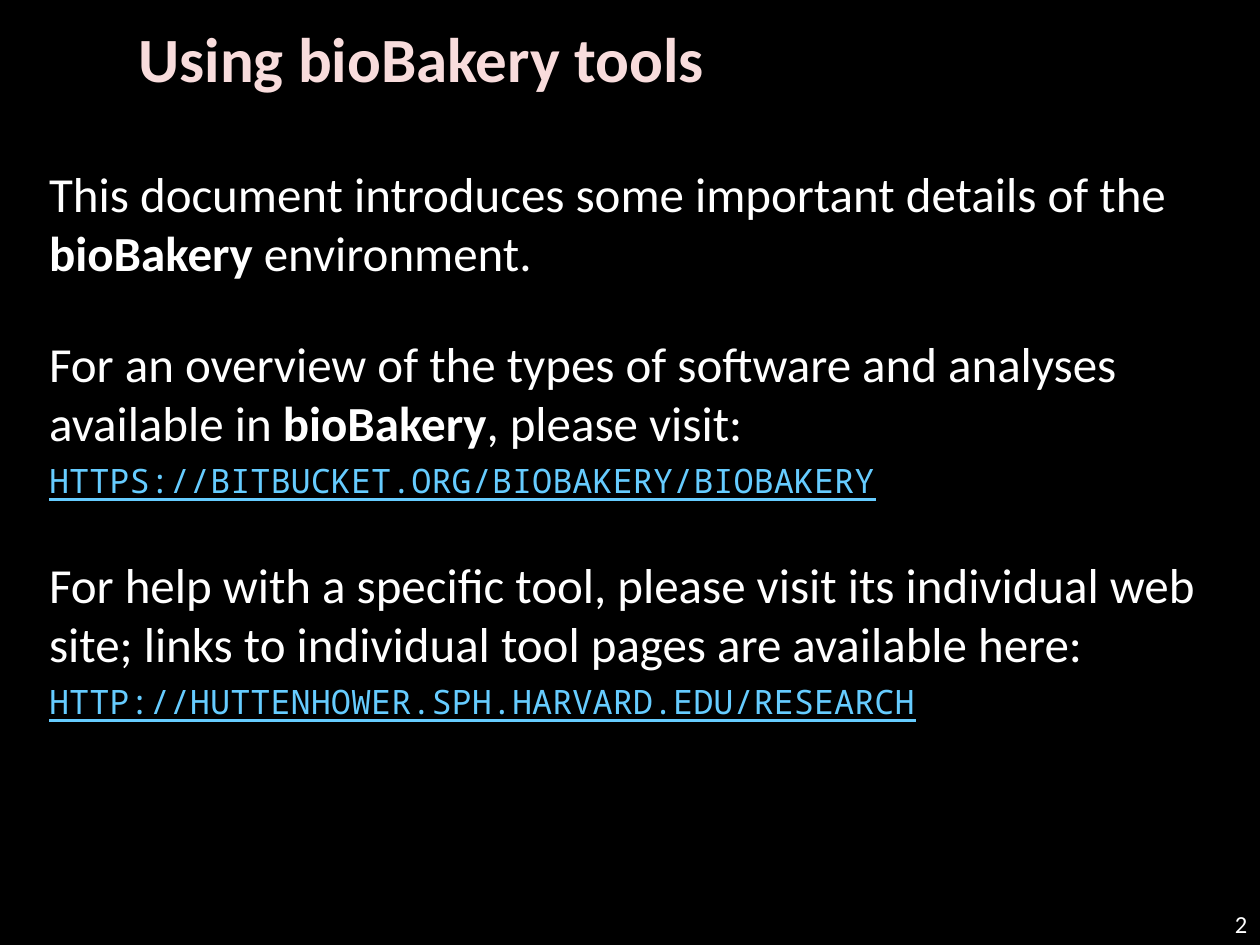
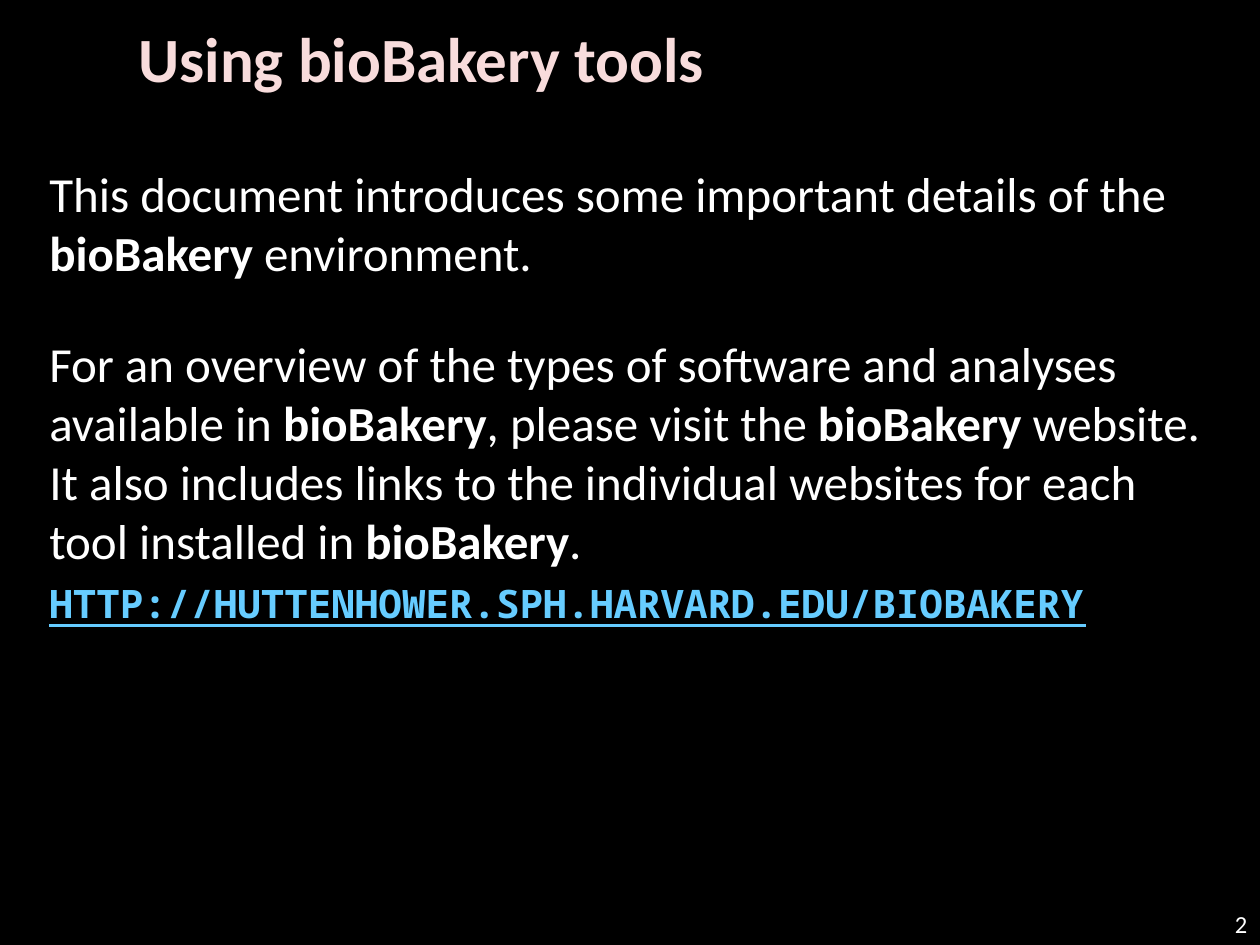
Before and after one commit to biobakery/biobakery, a slide deck: slide 2 of vagrant/biobakery-gui/WELCOME.pptx. Drawn at 1260x945 pixels with LibreOffice and Linux fonts; fonts in the diff are those of the drawing; background and template pictures are left out. Boxes give left, top, right and bottom in pixels: in the first picture for what was removed or moved away, otherwise in the second. Text is boxed around its words. In the diff, an @@ line names an element or a change of style, - is before the commit and + after.

```diff
--- a/vagrant/biobakery-gui/WELCOME.pptx
+++ b/vagrant/biobakery-gui/WELCOME.pptx
@@ text at [49,348,1200,627]: text changed @@
-For an overview of the types of software and analyses available in bioBakery, please visit:
-https://bitbucket.org/biobakery/biobakery
-For help with a specific tool, please visit its individual web site; links to individual tool pages are available here:
-http://huttenhower.sph.harvard.edu/research
+For an overview of the types of software and analyses available in bioBakery, please visit the bioBakery website. It also includes links to the individual websites for each tool installed in bioBakery.
+http://huttenhower.sph.harvard.edu/biobakery
```
Also in this commit, not shown: 9 other slides changed, 1 other file.
